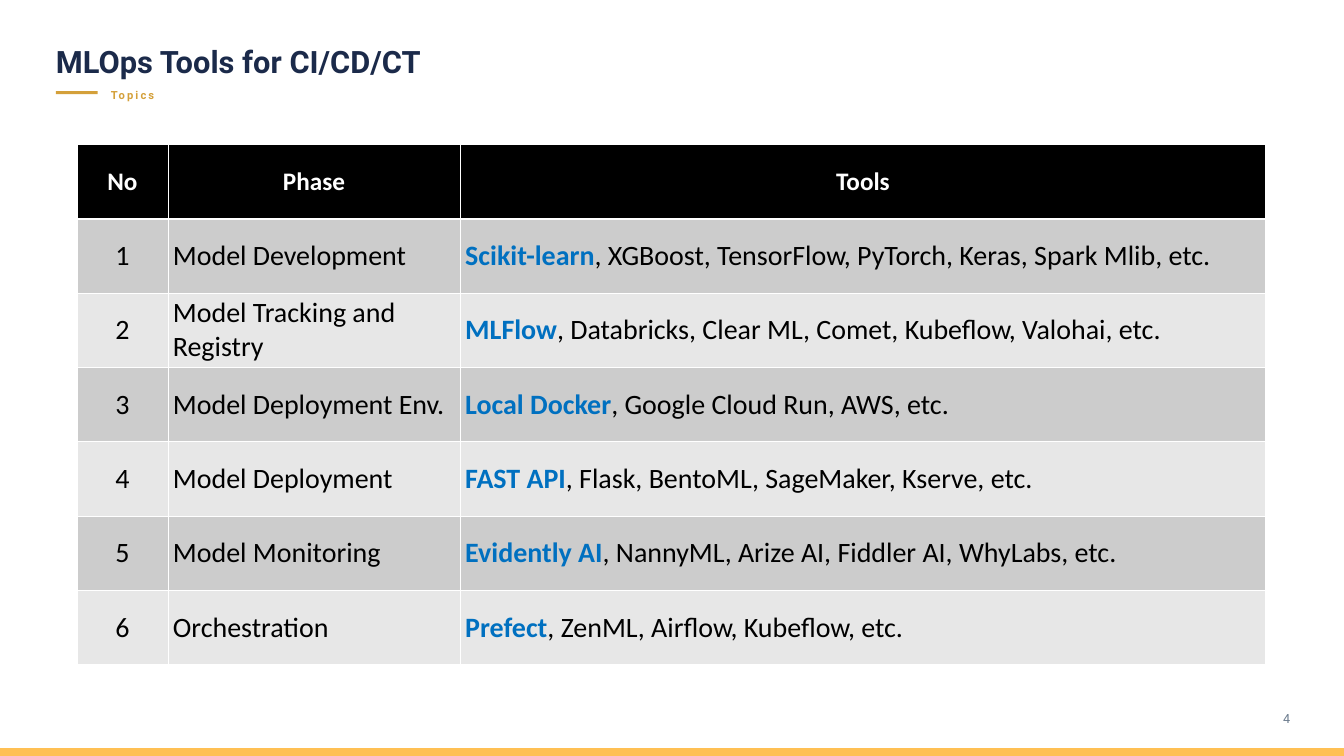
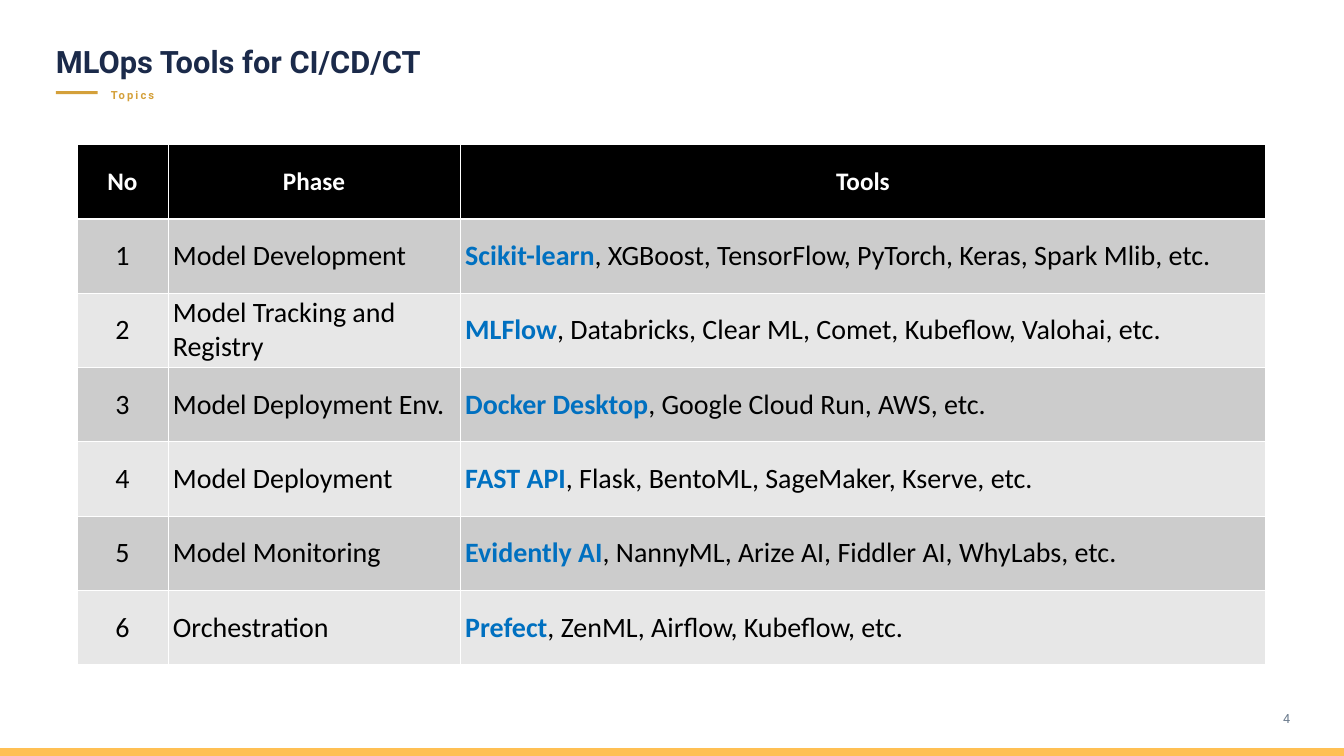
Before and after one commit to madeharta/latest-mlops-workshop, a slide deck: slide 5 of Materi MLOps Day-3.pptx. Drawn at 1344x756 pixels with LibreOffice and Linux fonts; fonts in the diff are those of the drawing; background and template pictures are left out. Boxes give left, top, right and bottom in pixels: in the first picture for what was removed or moved away, otherwise in the second. Text is boxed around its words. In the diff, an @@ line names an element or a change of style, - is before the commit and + after.

```diff
--- a/Materi MLOps Day-3.pptx
+++ b/Materi MLOps Day-3.pptx
@@ table at bbox=[77, 144, 1265, 665] @@
-row 4, column 3: Local Docker, Google Cloud Run, AWS, etc.
+row 4, column 3: Docker Desktop, Google Cloud Run, AWS, etc.
```
Also in this commit, not shown: 14 other slides changed, 19 slides added, 21 slides removed, 16 other files.
